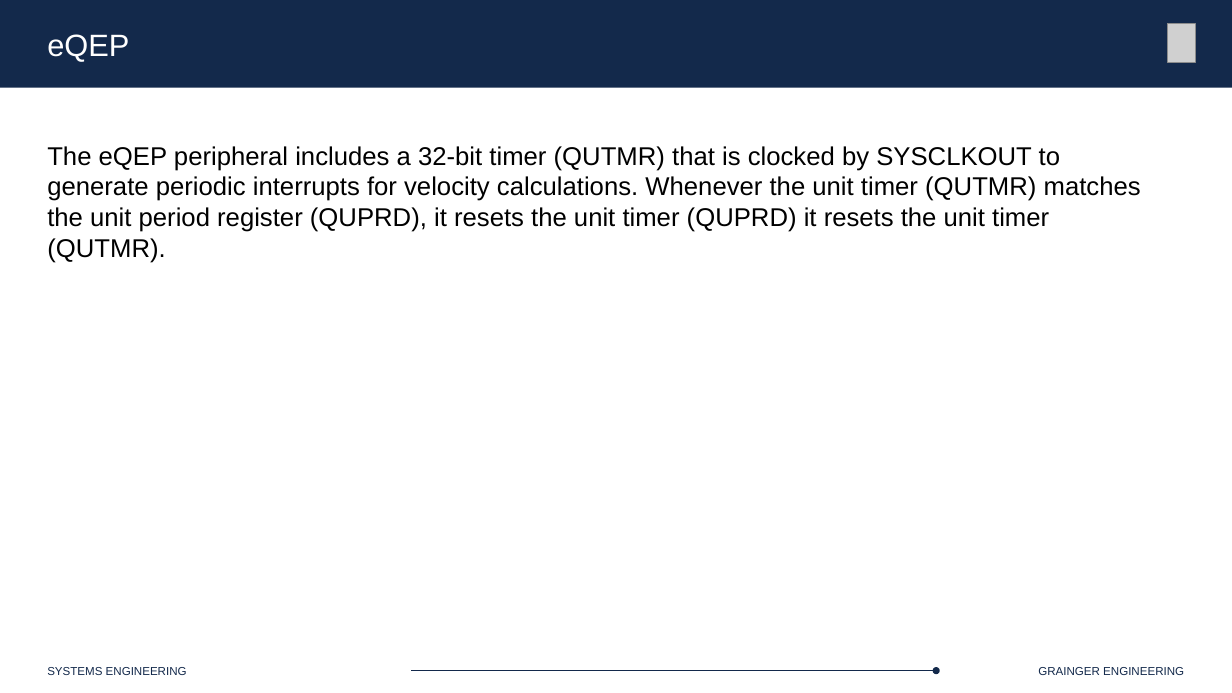
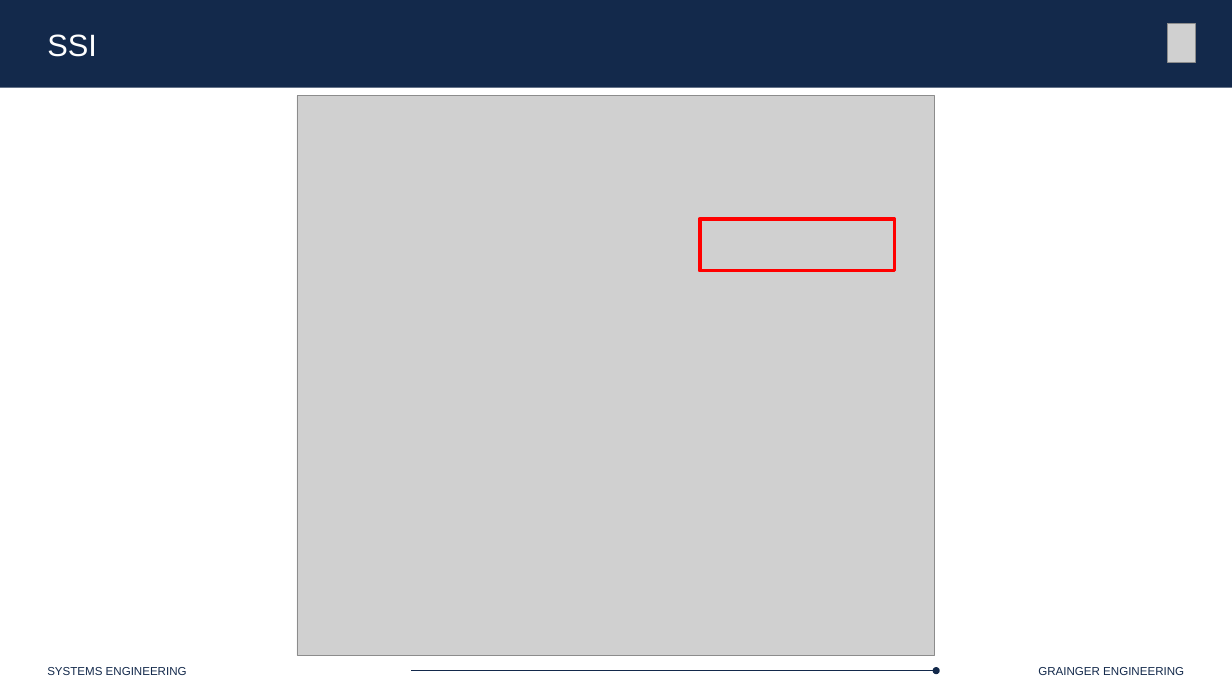
Before and after one commit to Marius-Juston/SE-423---Class-Material, a slide deck: slide 40 of Lectures/Slides/L6.pptx (slide 26 before the commit). Drawn at 1232x693 pixels with LibreOffice and Linux fonts; fonts in the diff are those of the drawing; grey boxes stand for pictures. Boxes give left, top, right and bottom in pixels: in the first picture for what was removed or moved away, otherwise in the second. Text is boxed around its words. In the diff, an @@ line names an element or a change of style, - is before the commit and + after.

```diff
--- a/Lectures/Slides/L6.pptx
+++ b/Lectures/Slides/L6.pptx
@@ text at (47, 34, 97, 57): text changed @@
-eQEP
+SSI
@@ picture added at (297, 96, 934, 655) @@
@@ text removed at (47, 146, 1141, 263) @@
-The eQEP peripheral includes a 32-bit timer (QUTMR) that is clocked by SYSCLKOUT to generate periodic interrupts for velocity calculations. Whenever the unit timer (QUTMR) matches the unit period register (QUPRD), it resets the unit timer (QUPRD) it resets the unit timer (QUTMR).
@@ rectangle added at (700, 219, 895, 271), outline #FF0000 3 pt @@
```
Also in this commit, not shown: 9 other slides changed, 15 slides added, 1 other file.
